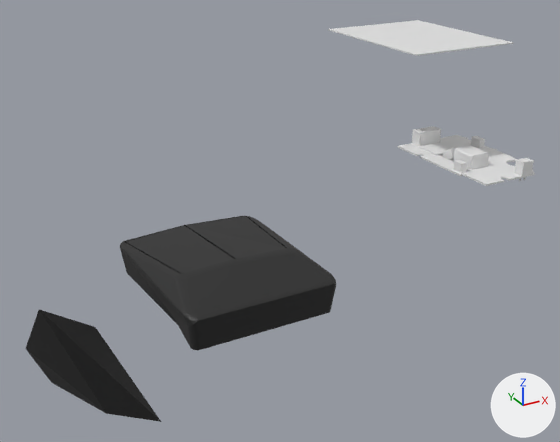
The Blender file mousemod1.blend, before and after one commit.
Before and after are seen from a camera (50 mm lens) standing at (-10.49, -23.24, 13.45) and looking at (4.0, 3.11, 0.27). The axes (+X, +Y, +Z) are drawn at lower right. The lights are the same throughout.

In view in the first picture: 'Base plate', 'G305 circuit', 'Shell 1'.
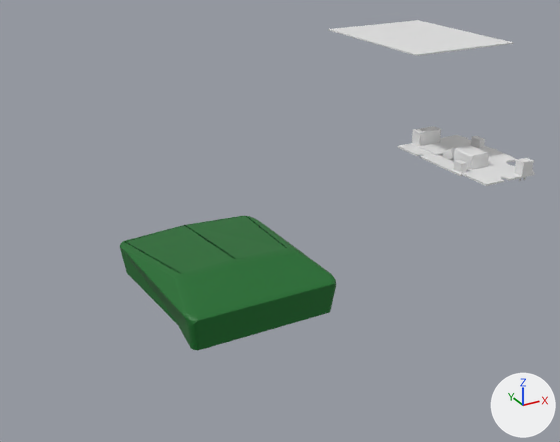
Where the change shows, as pixel boxes (x1, y1, x2, y2) in the pictures (560 x 442 px):
'Shell 1', reshaped
    before: (25, 215, 336, 422)
    after: (120, 215, 336, 350)
part 1 of me_cube_003, deleted (black)
    before: (25, 309, 161, 422)
part 2 of me_cube_003, recoloured (black to green)
    both: (120, 215, 336, 350)

Patch to the scene script:
```diff
--- a/mousemod1.blend.py
+++ b/mousemod1.blend.py
@@ mat_greeeeeeeen @@
+mat_greeeeeeeen = principled_material('Greeeeeeeen')
+mat_greeeeeeeen.base_color = (0.00687, 0.152, 0.0217)  # dark green #146d29
@@ me_cube_003 @@
 # used by ob_shell_1; location = (0.0, 0.0, 0.0); scale = (2.7, 3.4, 0.5)
 # verts and faces of me_cube_003; kept vertices keep their numbers, new ones are numbered from 1140
 # before: 1132 (-1.6, 0.7, -12.4) at pixel (106, 413), 1133 (-2.3, 0.9, -2.2) at pixel (38, 309), 1134 (-2.1, 1.6, -11.9) at pixel (51, 382), 1135 (-2.5, 1.5, -7.7) at pixel (25, 348), 1136 (-0.9, 0.5, -13.5) at pixel (161, 421)
 # before: 1137 (-1.6, 0.9, -4.9) at pixel (95, 327), 1138 (-1.4, 1.3, -10.3), 1139 (-1.7, 1.5, -7.7)
-me_cube_003.from_pydata(...)  # 1140 vertices, 1112 faces; spans x -2.5..1.1, y -1.0..1.6, z -13.5..2.4
+me_cube_003.from_pydata(...)  # 1133 vertices, 1106 faces; spans x -1.4..1.1, y -1.0..1.3, z -10.3..2.4
+# me_cube_003 part 1
+delete_vertices([*range(1132, 1138), 1139])  # with the faces that use them
+# me_cube_003 part 2: 1106 faces spanning x -1.1..1.1, y -1.0..1.2, z -1.2..2.4 switch from mat_material_001 (black #242424) to mat_greeeeeeeen (dark green #146d28)
```
